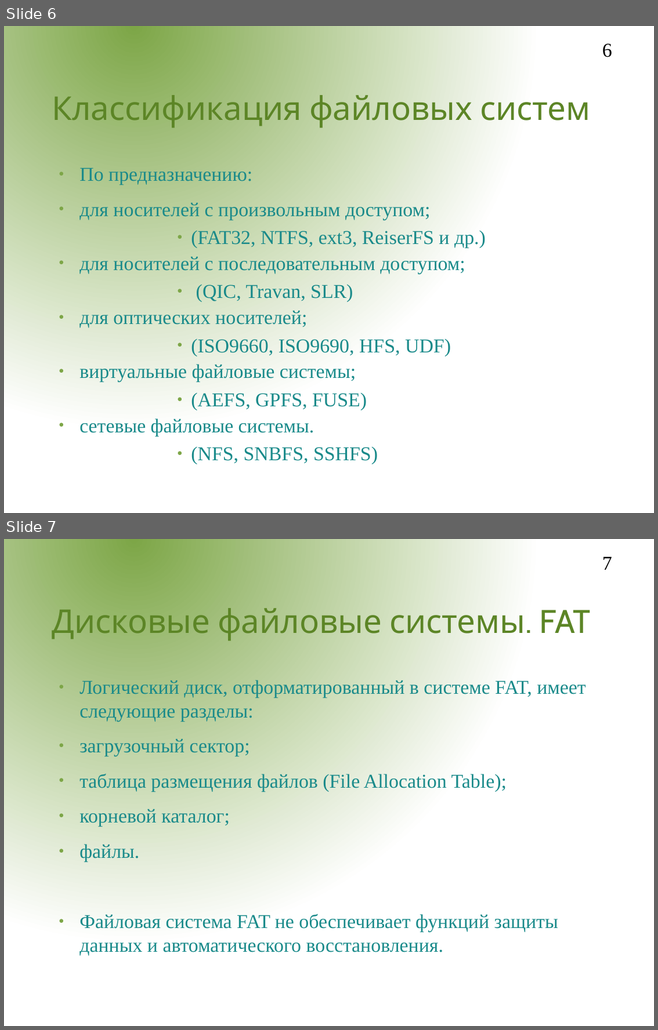
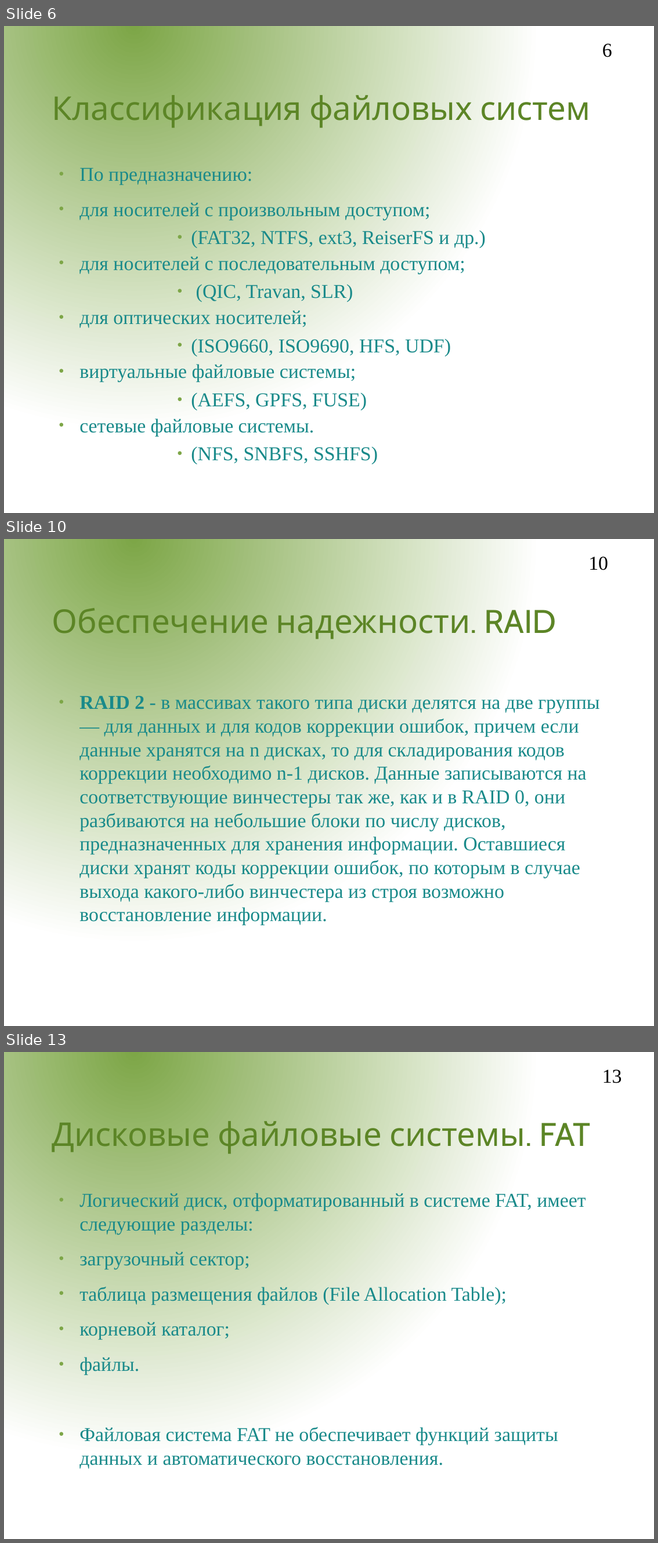
Before and after one commit to aeremenok/a-team-777, a slide deck: 9/st/presentations/file_sybsystem/fs.odp. Shown one above the other, each under a label of ours: slides 6 and 7 before the commit, slides 6, 10 and 13 after it; the slides between them are not shown. The pictures are 658x1030 and 658x1543 pixels, drawn with LibreOffice and Linux fonts; fonts in the diff are those of the drawing; background and template pictures are left out. Boxes give left, top, right and bottom in pixels: in the first picture for what was removed or moved away, otherwise in the second. Text is boxed around its words. In the diff, an @@ line names an element or a change of style, - is before the commit and + after.

Commit message:
СТ-П добавлены слайды по RAID

```diff
--- a/9/st/presentations/file_sybsystem/fs.odp
+++ b/9/st/presentations/file_sybsystem/fs.odp
@@ slide 10 added at (x1=4, y1=539, x2=654, y2=1026), background gradient #7DA647 to #FFFFFF @@
@@ page number added at (x1=588, y1=556, x2=608, y2=570), 24 pt, text #000000 @@
+10
@@ title added at (x1=52, y1=602, x2=556, y2=642), 40 pt, text #5C8526 @@
+Обеспечение надежности. RAID
@@ text added at (x1=79, y1=696, x2=599, y2=925), 24 pt, text #198A8A @@
+● RAID 2 - в массивах такого типа диски делятся на две группы — для данных и для кодов коррекции ошибок, причем если данные хранятся на n дисках, то для складирования кодов коррекции необходимо n-1 дисков. Данные записываются на соответствующие винчестеры так же, как и в RAID 0, они разбиваются на небольшие блоки по числу дисков, предназначенных для хранения информации. Оставшиеся диски хранят коды коррекции ошибок, по которым в случае выхода какого-либо винчестера из строя возможно восстановление информации.
@@ what was slide 7 is now slide 13 @@
@@ page number at (x1=602, y1=1069, x2=622, y2=1083): text changed @@
-7
+13
```
Also in this commit, not shown: 1 slide changed, 5 other slides added.
